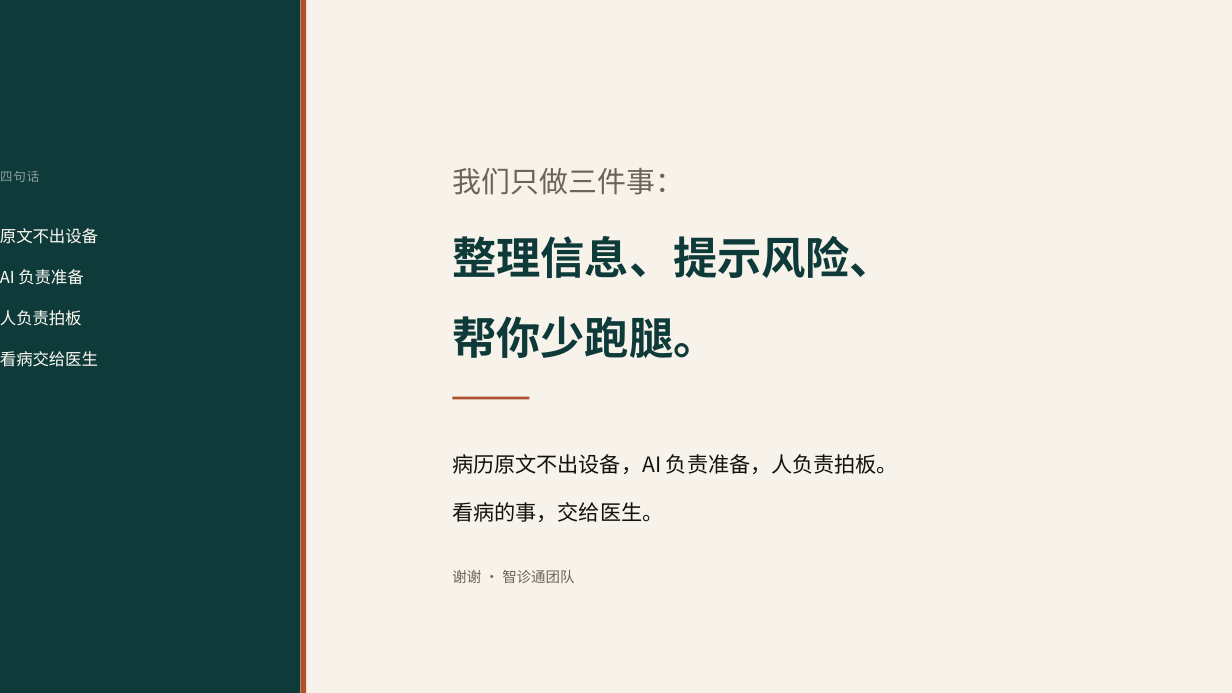
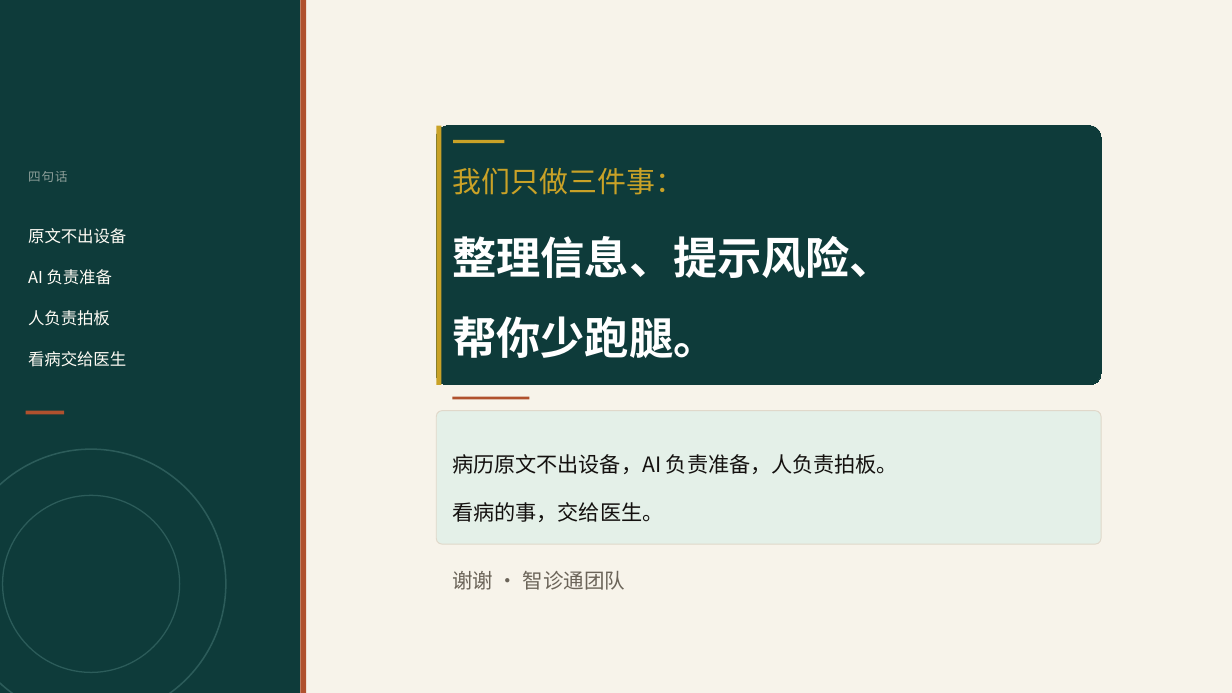
Before and after one commit to dessert28/zhidao, a slide deck: slide 18 of ppt/智诊通答辩/智诊通答辩.pptx (slide 15 before the commit). Drawn at 1232x693 pixels with LibreOffice and Linux fonts; fonts in the diff are those of the drawing. Boxes give left, top, right and bottom in pixels: in the first picture for what was removed or moved away, otherwise in the second. Text is boxed around its words. In the diff, an @@ line names an element or a change of style, - is before the commit and + after.

Commit message:
docs: 提交材料定稿 —— 技术文档重生成、答辩 PPT 换 18 页终稿、口径全部对齐
技术文档（docs/智诊通-技术文档.pdf，30 页正好卡上限）：
- 原 PDF 里写「Node.js 18+ / Vite 6 的最低要求」，与 README / engines /
  CI 的 22.22.2 冲突 —— 评委照技术文档装 Node 18 跑 vitest 必挂。
  生成源改成 22.22.2+（含 jsdom 31 / undici 8 的理由）后重新导出 docx 与 PDF。
- 「共 922 个用例」改为 917（798+119），生成源两处同步。
- verify:all 描述改为实际的 eslint → 类型 → 前后端单测 → E2E → 构建，
  并注明 verify:llm 独立运行、不并入 verify:all。
- 验收：30 页、18+ 清零、922 清零、docx 源与 PDF 一致、zip 完整。

答辩 PPT（ppt/智诊通答辩/智诊通答辩.pptx）：
- 换 18 页终稿（原 15 页）：新增多模态 / 前端工程 / 商业模式三页，
  挂号页换成定版实拍，重复检查标题改为「同一项检查，做了两次」。
- 两处用例数 836/717 改成 917/798（slide15、slide17 共 5 个文本节点），
  14.slide 生成源同步，避免 PPT 与 README 打架。
- 旧版 15 页 PPT 与未改数字的原稿均备份在 output/backup-ppt/（已 gitignore）。

其他：
- README §9 模板总览表的后端变量数 7 → 8（按 env.example 实测）。
- 生成源 tech-doc.py 的 Node 版本/verify:all 描述与 922 数字同步。

```diff
--- a/ppt/智诊通答辩/智诊通答辩.pptx
+++ b/ppt/智诊通答辩/智诊通答辩.pptx
@@ rounded rectangle added at box(436, 126, 1101, 385), fill #0E3B3A, outline #0E3B3A 0.75 pt @@
@@ rectangle added at box(436, 126, 442, 385), fill #C9A227 @@
@@ text "我们只做三件事：" at box(452, 167, 684, 195): text colour #6B6459 to #C9A227 @@
@@ rectangle added at box(453, 140, 505, 142), fill #C9A227 @@
@@ text "四句话": place and size @@
-text "四句话" at box(0, 171, 39, 182)
+text "四句话" at box(28, 171, 67, 182)
@@ text "原文不出设备": place and size @@
-text "原文不出设备" at box(0, 228, 98, 367)
+text "原文不出设备" at box(28, 228, 126, 367)
@@ text "整理信息、提示风险、" at box(452, 236, 894, 358): text colour #0E3B3A to #FFFFFF @@
@@ rectangle added at box(26, 410, 65, 414), fill #B0512E @@
@@ rounded rectangle added at box(436, 410, 1101, 543), fill #E4F0E8, outline #E0D8CA 0.75 pt @@
@@ ellipse added at box(0, 449, 226, 693), outline #2C5C5A 1.2 pt @@
@@ ellipse added at box(3, 495, 180, 673), outline #2C5C5A 1 pt @@
@@ text "谢谢 · 智诊通团队" at box(452, 571, 625, 590): size 11.2 to 16 pt @@
```
Also in this commit, not shown: 14 other slides changed, 3 slides added, 5 other files.
